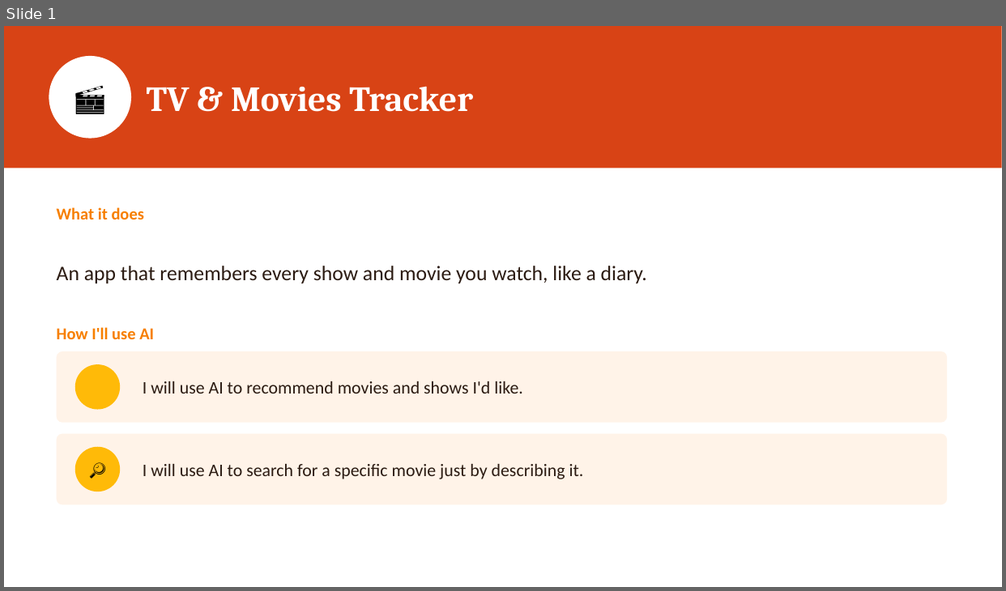
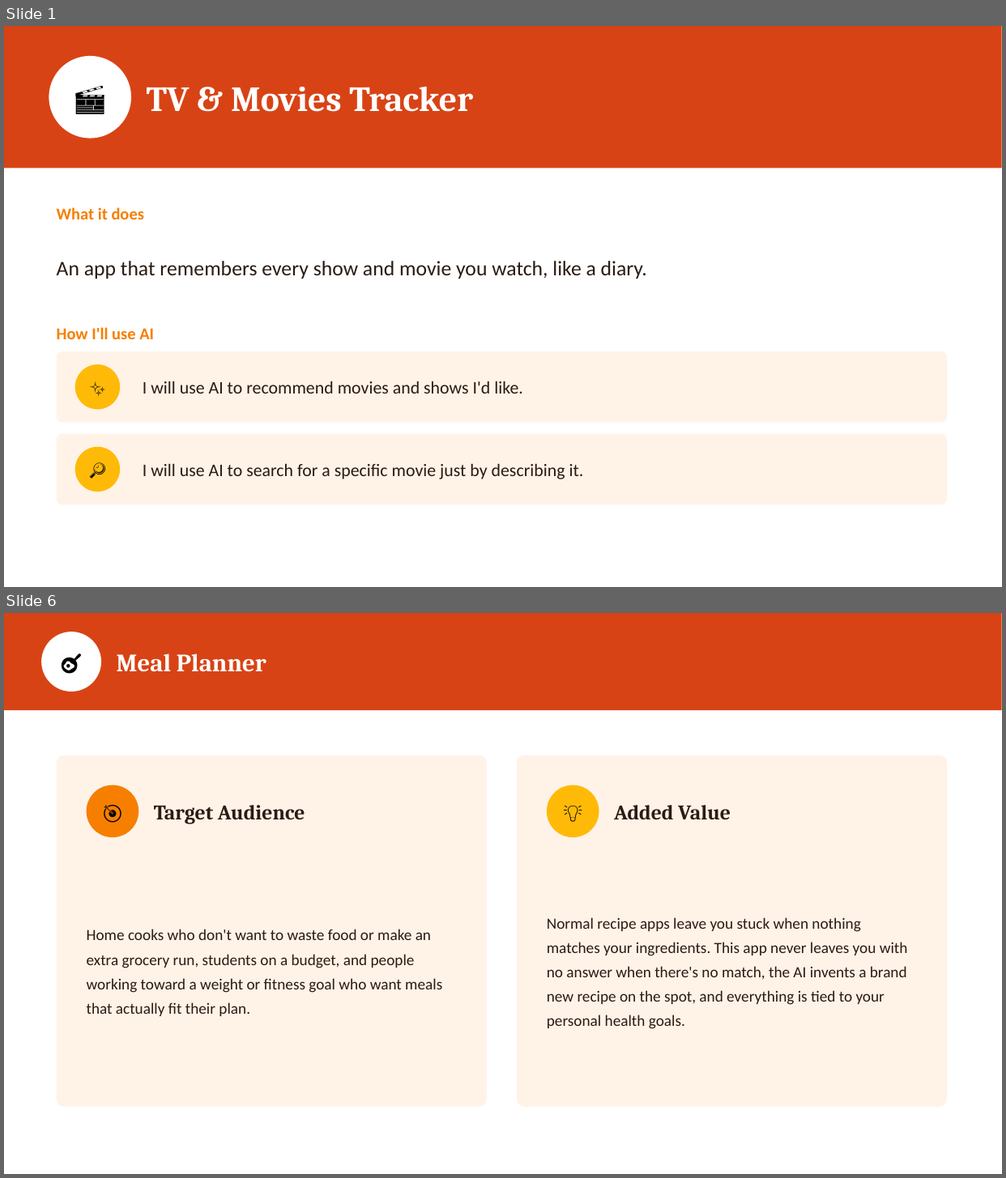
Before and after one commit to malakmsameh/Masterpiece, a slide deck: three_ideas.pptx. Shown one above the other, each under a label of ours: slide 1 before the commit, slides 1 and 6 after it; the slides between them are not shown. The pictures are 1006x591 and 1006x1178 pixels, drawn with LibreOffice and Linux fonts; fonts in the diff are those of the drawing. Boxes give left, top, right and bottom in pixels: in the first picture for what was removed or moved away, otherwise in the second. Text is boxed around its words. In the diff, an @@ line names an element or a change of style, - is before the commit and + after.

Commit message:
added the ideas and added the target audiance

```diff
--- a/three_ideas.pptx
+++ b/three_ideas.pptx
@@ slide 6 added at (x1=4, y1=613, x2=1002, y2=1174), background #FFFFFF @@
@@ rectangle added at (x1=4, y1=613, x2=1002, y2=710), fill #D84315 @@
@@ ellipse added at (x1=41, y1=632, x2=101, y2=692), fill #FFFFFF @@
@@ text added at (x1=41, y1=632, x2=101, y2=692), 21 pt, text #000000 @@
+🍳
@@ text added at (x1=117, y1=653, x2=266, y2=672), 24 pt, text #FFFFFF, bold @@
+Meal Planner
@@ rounded rectangle added at (x1=57, y1=756, x2=487, y2=1107), fill #FFF3E8 @@
@@ rounded rectangle added at (x1=517, y1=756, x2=948, y2=1107), fill #FFF3E8 @@
@@ ellipse added at (x1=87, y1=786, x2=138, y2=837), fill #F77F00 @@
@@ text added at (x1=87, y1=786, x2=138, y2=837), 18 pt, text #000000 @@
+🎯
@@ text added at (x1=154, y1=805, x2=305, y2=824), 20 pt, text #2B1B12, bold @@
+Target Audience
@@ ellipse added at (x1=547, y1=786, x2=599, y2=837), fill #FFBA08 @@
@@ text added at (x1=547, y1=786, x2=599, y2=837), 18 pt, text #000000 @@
+💡
@@ text added at (x1=614, y1=805, x2=731, y2=820), 20 pt, text #2B1B12, bold @@
+Added Value
@@ text added at (x1=547, y1=918, x2=908, y2=1029), 15 pt, text #2B1B12 @@
+Normal recipe apps leave you stuck when nothing matches your ingredients. This app never leaves you with no answer when there's no match, the AI invents a brand new recipe on the spot, and everything is tied to your personal health goals.
@@ text added at (x1=87, y1=929, x2=442, y2=1016), 15 pt, text #2B1B12 @@
+Home cooks who don't want to waste food or make an extra grocery run, students on a budget, and people working toward a weight or fitness goal who want meals that actually fit their plan.
@@ slide 1 changed as well @@
@@ text "An app that remembers every ..." moved from (x1=57, y1=266, x2=647, y2=284) to (x1=57, y1=261, x2=647, y2=279) @@
@@ text added at (x1=75, y1=365, x2=120, y2=410), 16 pt, text #000000 @@
+✨
```
Also in this commit, not shown: 2 other slides changed, 2 other slides added.
